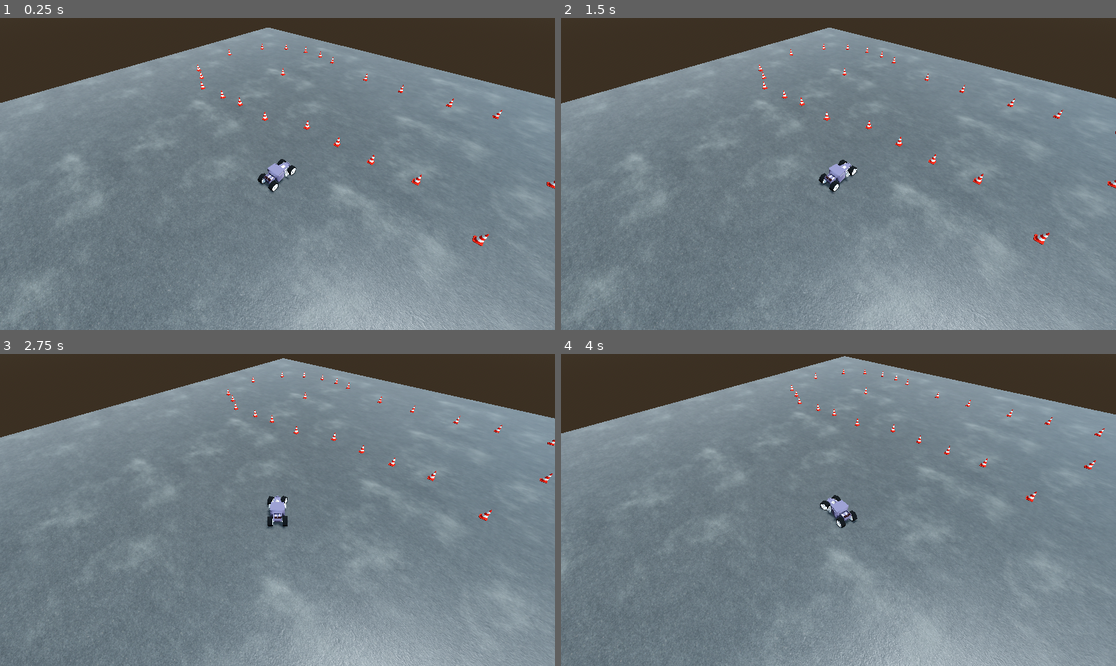
Above: before the commit, frames 1-4 (two rows, left to right).
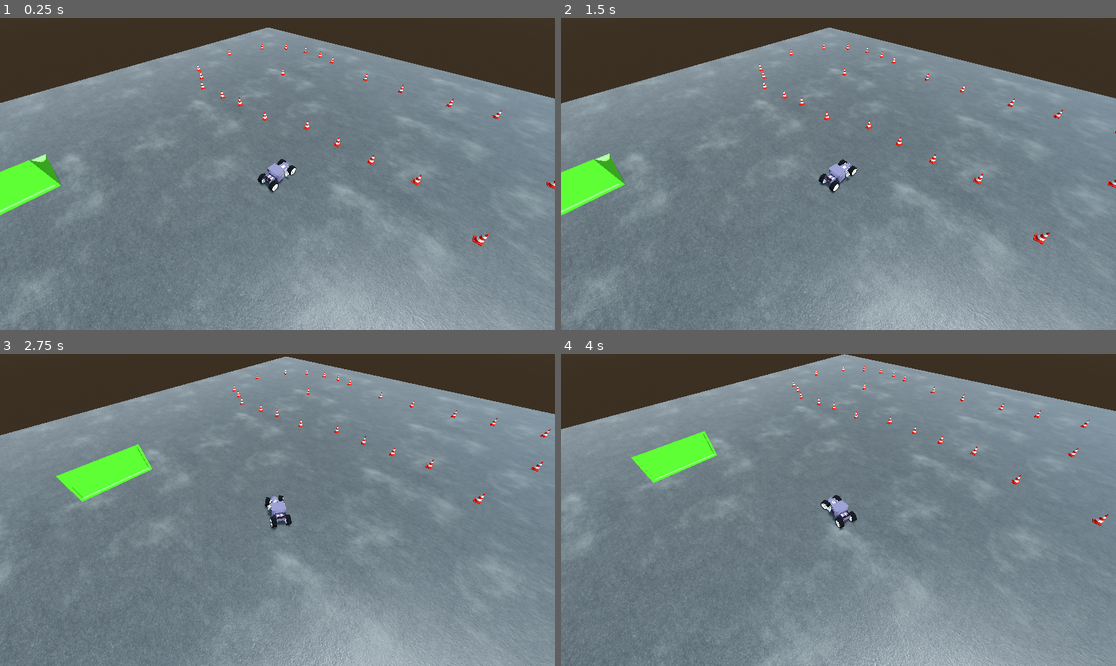
Above: after the commit, the same moments.

Repository: PITT1/Race_game
Game: Godot game, scene res://Maps/test_map/test_1.tscn
The game is run twice, just before and just after one commit, with the same random seed, the same clock (stepped at 60 frames per second) and the same inputs.
Inputs (mouse positions are in pixels of both pictures, inside the frame that each line leads up to):
- Up to frame 1 (0.25 s): no input
- Up to frame 2 (1.5 s): tap Enter (ui_accept) at 0.5, 0.77, 1.25 s; move the mouse to (960, 158) at 0.52 s; hold Right (ui_right) 0.53-1.28 s; hold F 0.53-1.28 s; click (960, 158) at 0.67 s; move the mouse to (727, 189) at 1.27 s; hold Down (ui_down) from 1.28 s (still down); tap Q at 1.35 s
- Up to frame 3 (2.75 s): tap Enter (ui_accept) at 1.52 s; move the mouse to (333, 441) at 2.02 s; release Down (ui_down) at 2.03 s; hold Right (ui_right) from 2.03 s (still down); tap Space at 2.1 s
- Up to frame 4 (4 s): move the mouse to (810, 572) at 2.77 s; release Right (ui_right) at 2.78 s; hold Up (ui_up) 2.78-3.53 s; tap F at 2.85 s; click (810, 572) at 2.92 s; tap Enter (ui_accept) at 3.02, 3.77 s; move the mouse to (1005, 556) at 3.52 s; hold Left (ui_left) from 3.53 s (still down); hold Q from 3.53 s (still down)

The runs differ from the first frame. In frame 1, 1.3% of the frame differs, in the area x 0-100%, y 19-64%; in frame 2, 1.9%; in frame 3, 5.8%, in the area x 0-100%, y 0-100%; in frame 4, 5.7%.

Commit message:
agregando rampas

Diff:
--- a/Cars/hot_rod_1/hot_rod_1.tscn
+++ b/Cars/hot_rod_1/hot_rod_1.tscn
@@ -5,10 +5,12 @@
 [ext_resource type="ArrayMesh" uid="uid://cs400ksphy3ue" path="res://Cars/hot_rod_1/wheel.obj" id="2_qjy37"]
 
 [sub_resource type="BoxShape3D" id="BoxShape3D_sattu"]
-size = Vector3(1, 0.653809, 3.71319)
+size = Vector3(1.8418, 1.1886, 4.23779)
 
 [node name="Hot-rod-1" type="VehicleBody3D"]
 collision_mask = 7
+center_of_mass_mode = 1
+center_of_mass = Vector3(0, -0.1, 0)
 script = ExtResource("1_qjy37")
 MAX_STEER = 0.4
 ENGINE_POWER = 200
@@ -17,7 +19,7 @@
 mesh = ExtResource("1_eyabc")
 
 [node name="CollisionShape3D" type="CollisionShape3D" parent="."]
-transform = Transform3D(1, 0, 0, 0, 1, 0, 0, 0, 1, 0, 0.173096, 0.0823326)
+transform = Transform3D(1, 0, 0, 0, 1, 0, 0, 0, 1, -0.0576172, 0.329285, 0.00869656)
 shape = SubResource("BoxShape3D_sattu")
 
 [node name="wheel_1" type="VehicleWheel3D" parent="."]
@@ -26,7 +28,7 @@
 use_as_steering = true
 wheel_roll_influence = 0.0
 wheel_radius = 0.625
-wheel_friction_slip = 2.0
+wheel_friction_slip = 5.0
 suspension_travel = 0.1
 suspension_stiffness = 100.0
 suspension_max_force = 10000.0
@@ -39,7 +41,7 @@
 use_as_traction = true
 wheel_roll_influence = 0.0
 wheel_radius = 0.625
-wheel_friction_slip = 2.0
+wheel_friction_slip = 5.0
 suspension_travel = 0.1
 suspension_stiffness = 100.0
 suspension_max_force = 10000.0
@@ -53,7 +55,7 @@
 use_as_steering = true
 wheel_roll_influence = 0.0
 wheel_radius = 0.625
-wheel_friction_slip = 2.0
+wheel_friction_slip = 5.0
 suspension_travel = 0.1
 suspension_stiffness = 100.0
 suspension_max_force = 10000.0
@@ -67,7 +69,7 @@
 use_as_traction = true
 wheel_roll_influence = 0.0
 wheel_radius = 0.625
-wheel_friction_slip = 2.0
+wheel_friction_slip = 5.0
 suspension_travel = 0.1
 suspension_stiffness = 100.0
 suspension_max_force = 10000.0
--- a/Maps/test_map/test_1.tscn
+++ b/Maps/test_map/test_1.tscn
@@ -9,6 +9,7 @@
 [ext_resource type="Script" uid="uid://bd046eokvcnu2" path="res://addons/phantom_camera/scripts/phantom_camera_host/phantom_camera_host.gd" id="7_ompcc"]
 [ext_resource type="Script" uid="uid://csjccrhj5wnx7" path="res://addons/phantom_camera/scripts/phantom_camera/phantom_camera_3d.gd" id="8_rp5gc"]
 [ext_resource type="Script" uid="uid://8umksf8e80fw" path="res://addons/phantom_camera/scripts/resources/tween_resource.gd" id="9_20d3k"]
+[ext_resource type="PackedScene" uid="uid://capolqfeqswrx" path="res://others/ramps/ramp_1.dae" id="10_rp5gc"]
 
 [sub_resource type="ProceduralSkyMaterial" id="ProceduralSkyMaterial_qhj7d"]
 sky_top_color = Color(0.461087, 0.641883, 0.858997, 1)
@@ -169,7 +170,7 @@
 metadata/_custom_type_script = "uid://bd046eokvcnu2"
 
 [node name="PhantomCamera3D" type="Node3D" parent="." node_paths=PackedStringArray("follow_target", "look_at_target")]
-transform = Transform3D(-0.743548, 0.501235, -0.447636, -2.99238e-08, 0.666102, 0.745858, 0.674763, 0.55233, -0.493268, -11.085, 19.6848, -12.215)
+transform = Transform3D(-0.752376, 0.501235, -0.447636, -3.02791e-08, 0.666102, 0.745858, 0.682774, 0.55233, -0.493268, -11.085, 19.6848, -12.215)
 top_level = true
 script = ExtResource("8_rp5gc")
 follow_mode = 2
@@ -179,3 +180,6 @@
 tween_resource = SubResource("Resource_opc3v")
 follow_offset = Vector3(-11.085, 18.47, -12.215)
 metadata/_custom_type_script = "uid://csjccrhj5wnx7"
+
+[node name="ramp_1" parent="." instance=ExtResource("10_rp5gc")]
+transform = Transform3D(1.965, 0, 0, 0, 1.965, 0, 0, 0, 1.965, 23.2786, 1.83012, -23.1626)
Not shown: 1 places in Maps/test_map/test_1.tscn that only renumber resources
Not shown, added: others/ramps/ramp_1.dae
Not shown, added: others/ramps/ramp_1.dae.import
